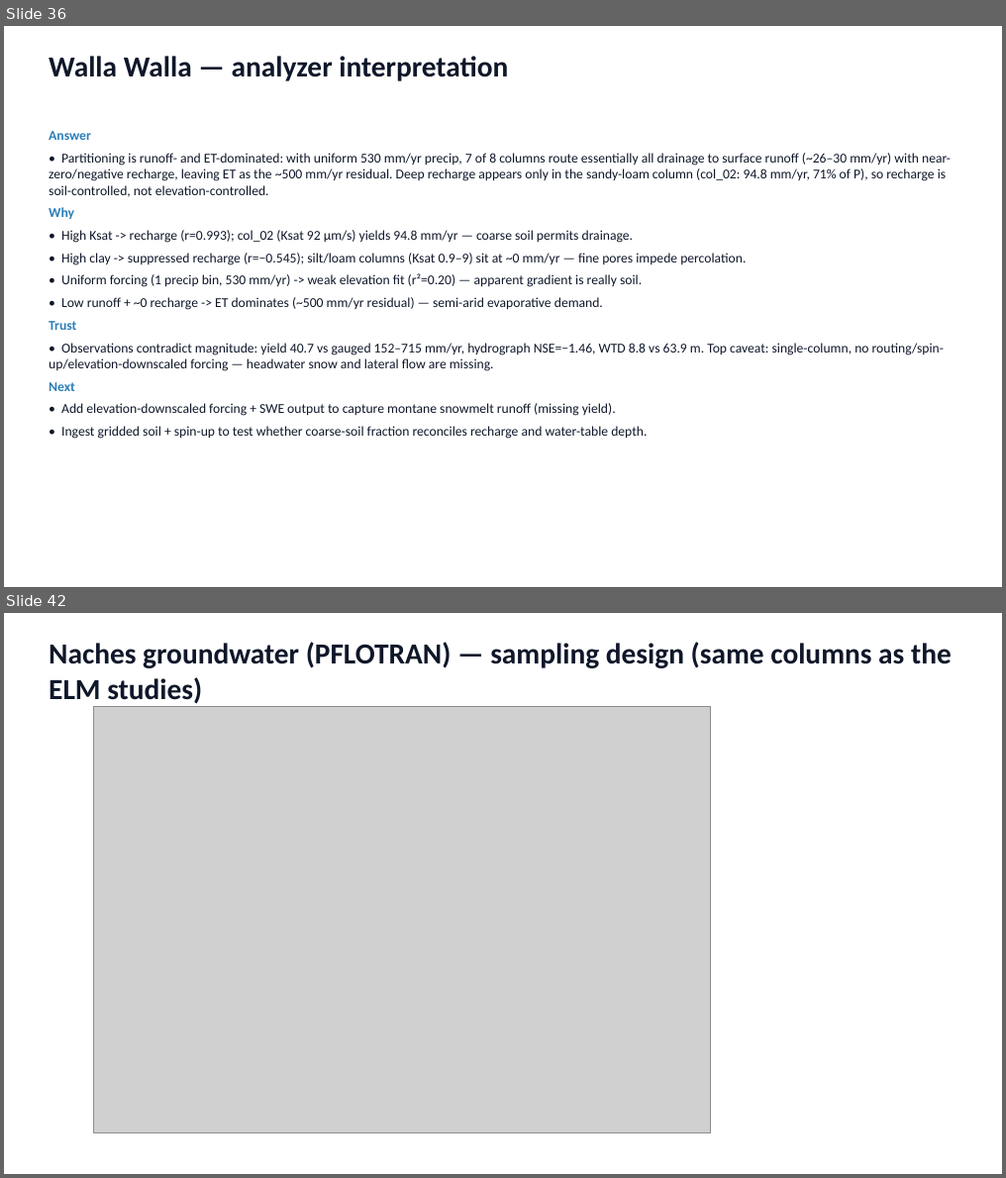
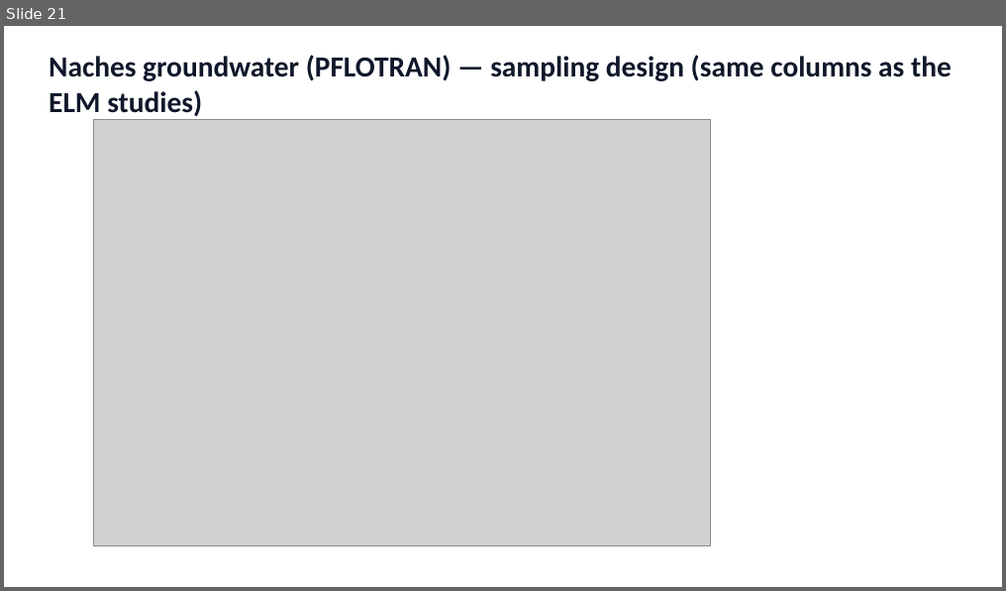
Before and after one commit to hoangtv1899/multi-agent-framework, a slide deck: docs/slides/story_20260706.pptx. Shown one above the other, each under a label of ours: slides 36 and 42 before the commit, slide 21 after it; the slides between them are not shown. The pictures are 1006x1178 and 1006x591 pixels, drawn with LibreOffice and Linux fonts; fonts in the diff are those of the drawing; grey boxes stand for pictures. Boxes give left, top, right and bottom in pixels: in the first picture for what was removed or moved away, otherwise in the second. Text is boxed around its words. In the diff, an @@ line names an element or a change of style, - is before the commit and + after.

```diff
--- a/docs/slides/story_20260706.pptx
+++ b/docs/slides/story_20260706.pptx
@@ slide 36 removed at <box>4,26,1002,587</box>, background #FFFFFF @@
@@ text removed at <box>49,56,508,81</box> @@
-Walla Walla — analyzer interpretation
@@ text removed at <box>49,131,950,439</box> @@
-Answer
-• Partitioning is runoff- and ET-dominated: with uniform 530 mm/yr precip, 7 of 8 columns route essentially all drainage to surface runoff (~26–30 mm/yr) with near-zero/negative recharge, leaving ET as the ~500 mm/yr residual. Deep recharge appears only in the sandy-loam column (col_02: 94.8 mm/yr, 71% of P), so recharge is soil-controlled, not elevation-controlled.
-Why
-• High Ksat -> recharge (r=0.993); col_02 (Ksat 92 µm/s) yields 94.8 mm/yr — coarse soil permits drainage.
-• High clay -> suppressed recharge (r=−0.545); silt/loam columns (Ksat 0.9–9) sit at ~0 mm/yr — fine pores impede percolation.
-• Uniform forcing (1 precip bin, 530 mm/yr) -> weak elevation fit (r²=0.20) — apparent gradient is really soil.
-• Low runoff + ~0 recharge -> ET dominates (~500 mm/yr residual) — semi-arid evaporative demand.
-Trust
-• Observations contradict magnitude: yield 40.7 vs gauged 152–715 mm/yr, hydrograph NSE=−1.46, WTD 8.8 vs 63.9 m. Top caveat: single-column, no routing/spin-up/elevation-downscaled forcing — headwater snow and lateral flow are missing.
-Next
-• Add elevation-downscaled forcing + SWE output to capture montane snowmelt runoff (missing yield).
-• Ingest gridded soil + spin-up to test whether coarse-soil fraction reconciles recharge and water-table depth.
@@ what was slide 42 is now slide 21 @@
```
Also in this commit, not shown: 13 slides changed, 24 other slides removed, 1 other file.
